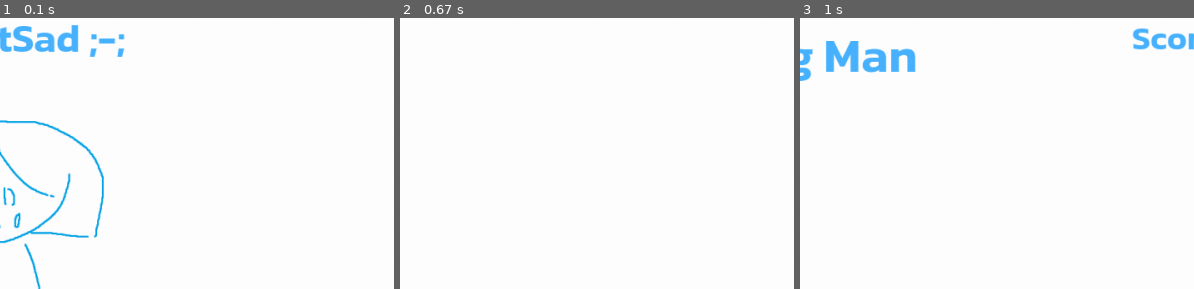
Above: before the commit, frames 1-3 (left to right).
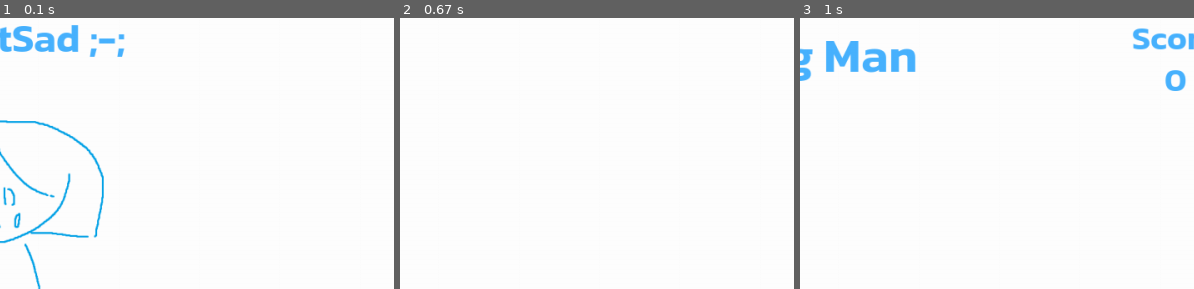
Above: after the commit, the same moments.

Repository: Wissanupong-Chanliem/WejustSad
Game: pygame game, started from src/main.py
Same seed, same stepped clock (60 frames per second), same inputs: the game is played once before the commit and once after it.
Inputs:
- Up to frame 1 (0.1 s): no input
- Up to frame 2 (0.67 s): click "Classic" at 0.38 s
- Up to frame 3 (1 s): click "Start!!!" at 0.72 s
The pictures show only the part of the screen within x 46-96%, y 0-50%; the shares and areas given below are measured in that part.

Frames 1-2 are identical in both runs. In frame 3, 0.3% of the frame differs, in the area x 92-98%, y 19-27%.

Commit message:
Kanan commit

Diff:
--- a/src/main.py
+++ b/src/main.py
@@ -101,16 +101,22 @@
             Text(resources.fonts["Kanit-Bold-Regular-Size"],"Score",PUPE_CYAN)
             .set_coordinate((self.screen_ref.get_width()-150,20))
         )
+        self.kanan_num = 0
+        self.kanan = (
+            Text(resources.fonts["Kanit-Bold-Regular-Size"],str(self.kanan_num),PUPE_CYAN)
+            .set_coordinate((self.screen_ref.get_width()-111,70))
+        )
         self.current_key = ""
     def render(self):
         self.title_text.render(self.screen_ref)
         self.menu_button.render(self.screen_ref)
         self.score.render(self.screen_ref)
+        self.kanan.render(self.screen_ref)
     def update(self, event: Event):
         if event.type == pygame.MOUSEBUTTONDOWN:
             # Classic Mode button is clicked
             if self.menu_button.button_rect.collidepoint(pygame.mouse.get_pos()):
-                self.redirect_to("MainMenu")
+                self.redirect_to("GameOver")
         if event.type == pygame.KEYDOWN:
             # Get input from keyboard
             if event.unicode.isalpha():
